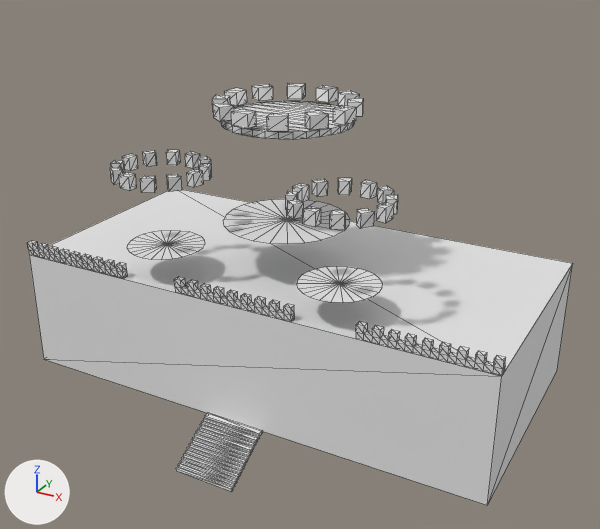
The OBJ model assets/castle.obj as it was, and as the next commit left it.
The view is the same before and after, from a camera (50 mm lens) standing at (122.0, -220.2, 128.2) and looking at (6.2, -9.7, 23.0). Arrows for +X, +Y and +Z are at lower left; the lights stay in place. Mesh edges are drawn as thin lines. Where no turn or scale is listed for an object, it has been applied to the vertices.

The first picture shows 'Cube.029_Cube.031'.
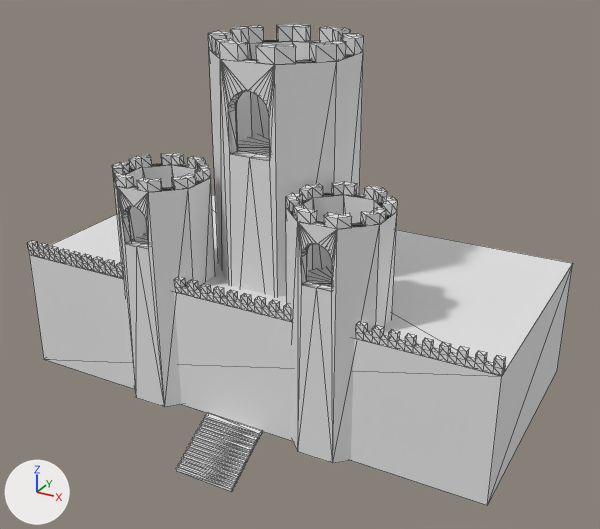
Commit message: Updating castle model

Changed parts and their boxes (x1, y1, x2, y2) in the pictures (600 x 529 px; the box of a moved part takes in the faces that stretch with it):
'Cube.029_Cube.031', reshaped (14% taller)
    before: (27, 83, 573, 505)
    after: (27, 24, 573, 505)
part 1 of me_cube_029_cube_031, moved or reshaped
    before: (223, 199, 350, 244)
    after: (238, 134, 270, 156)
part 2 of me_cube_029_cube_031, added
    after: (112, 153, 215, 407)
part 3 of me_cube_029_cube_031, added
    after: (286, 181, 398, 463)
part 4 of me_cube_029_cube_031, added
    after: (208, 24, 364, 297)
part 5 of me_cube_029_cube_031, deleted
    before: (119, 83, 394, 227)
part 6 of me_cube_029_cube_031, deleted
    before: (285, 178, 398, 230)
part 7 of me_cube_029_cube_031, deleted
    before: (110, 150, 212, 193)

The change, as a list of edits to the scene's bpy script:
```text
Change me_cube_029_cube_031:
    used by ob_cube_029_cube_031; location = (0.0, 0.0, 0.0)
    remove me_cube_029_cube_031.from_pydata(...)  # 895 vertices, 1408 faces; spans x -80.0..80.0, y -58.0..40.0, z -30.0..74.0
    add me_cube_029_cube_031.from_pydata(...)  # 975 vertices, 1788 faces; spans x -80.0..80.0, y -58.0..40.0, z -30.0..93.0
    me_cube_029_cube_031 part 1: the loose piece of 25 vertices spanning x -20.0..20.0, y -27.0..13.0, z 36.0 is moved by (0.0, 0.0, 23.0)
    me_cube_029_cube_031 part 2: a new loose piece of 144 vertices spanning x -44.0..-16.0, y -44.0..-16.0, z -20.0..55.0
    me_cube_029_cube_031 part 3: a new loose piece of 144 vertices spanning x 16.0..44.0, y -44.0..-16.0, z -20.0..55.0
    me_cube_029_cube_031 part 4: a new loose piece of 144 vertices spanning x -21.0..21.0, y -28.0..14.0, z -20.0..93.0
    me_cube_029_cube_031 part 5: 21 loose pieces with 224 vertices, spanning x -45.0..45.0, y -45.0..17.0, z 52.0..74.0, are deleted
    me_cube_029_cube_031 part 6
    64 vertices are removed from x 16.0..44.0, y -44.0..-16.0, z 52.0..56.0
    80 faces are deleted
    me_cube_029_cube_031 part 7
    64 vertices are removed from x -44.0..-16.0, y -44.0..-16.0, z 52.0..56.0
    80 faces are deleted
```
